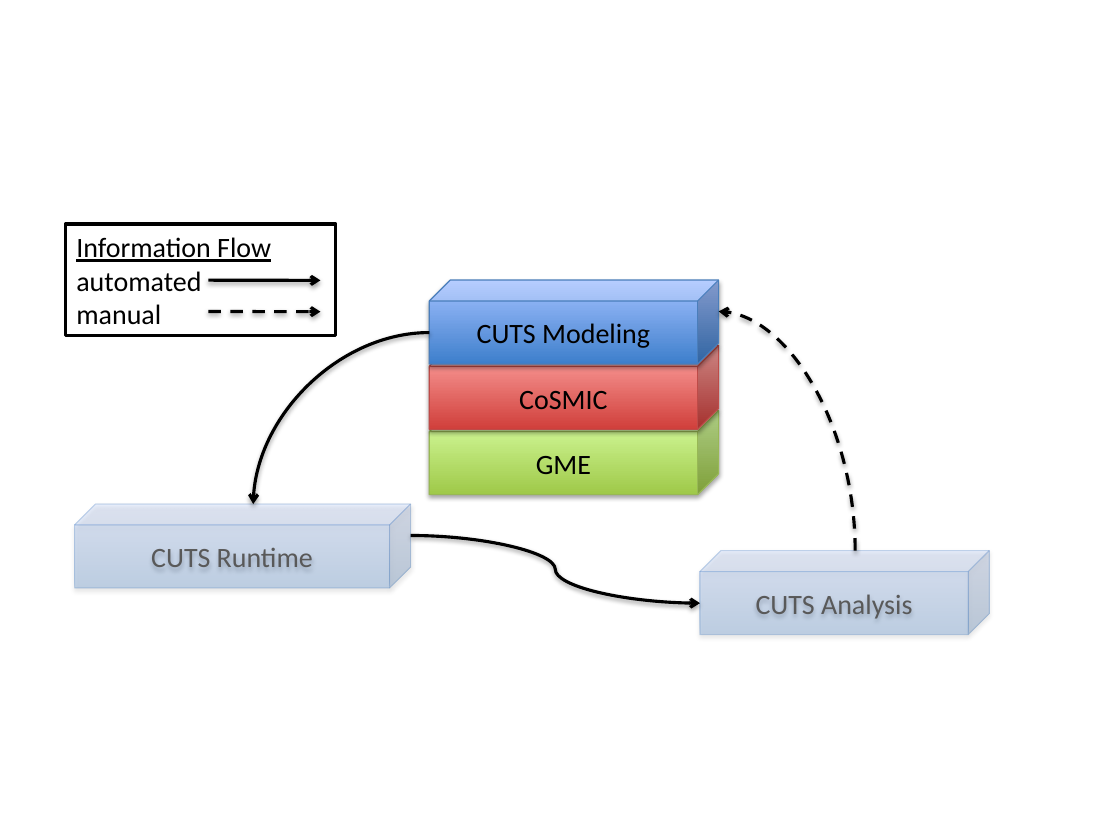
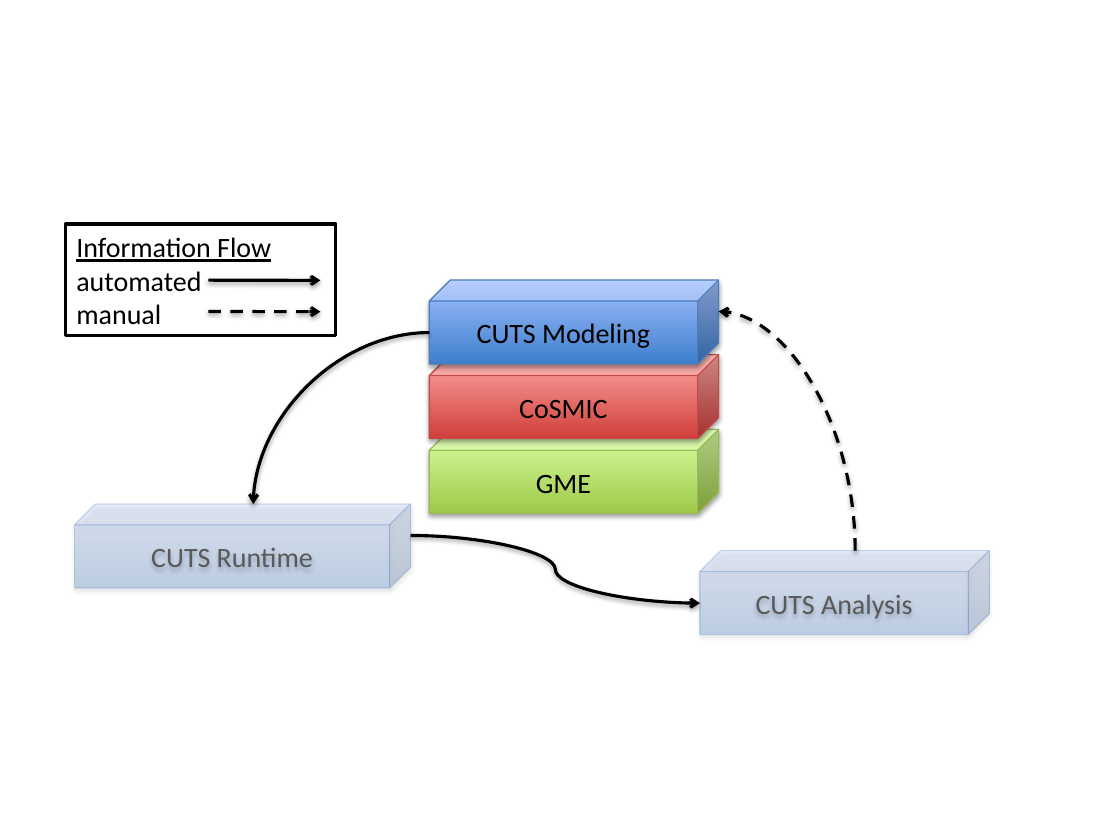
Before and after one commit to Klades/CUTS, a slide deck: slide 2 of CUTS/docs/manual/other/drawing-palette.pptx. Drawn at 1120x840 pixels with LibreOffice and Linux fonts; fonts in the diff are those of the drawing. Boxes give left, top, right and bottom in pixels: in the first picture for what was removed or moved away, otherwise in the second. Text is boxed around its words. In the diff, an @@ line names an element or a change of style, - is before the commit and + after.

```diff
--- a/CUTS/docs/manual/other/drawing-palette.pptx
+++ b/CUTS/docs/manual/other/drawing-palette.pptx
@@ cube "CoSMIC" moved from (x1=429, y1=345, x2=718, y2=429) to (x1=429, y1=355, x2=718, y2=439) @@
@@ cube "GME" moved from (x1=429, y1=411, x2=718, y2=495) to (x1=429, y1=429, x2=718, y2=513) @@
```
Also in this commit, not shown: 2 other slides changed, 6 other files.
